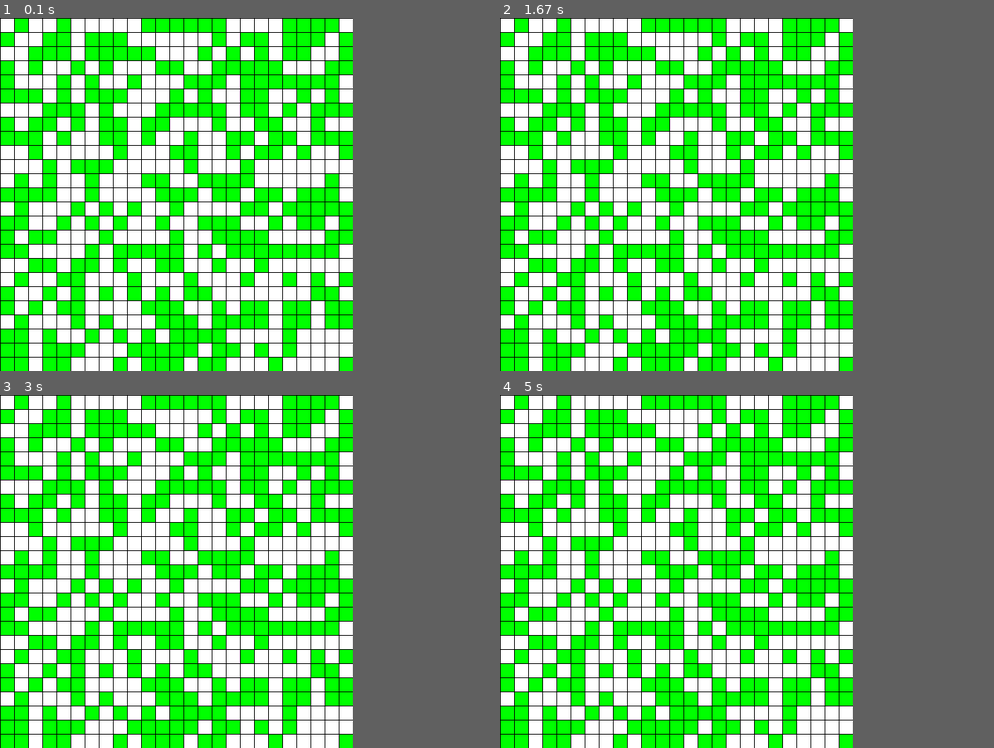
Above: before the commit, frames 1-4 (two rows, left to right).
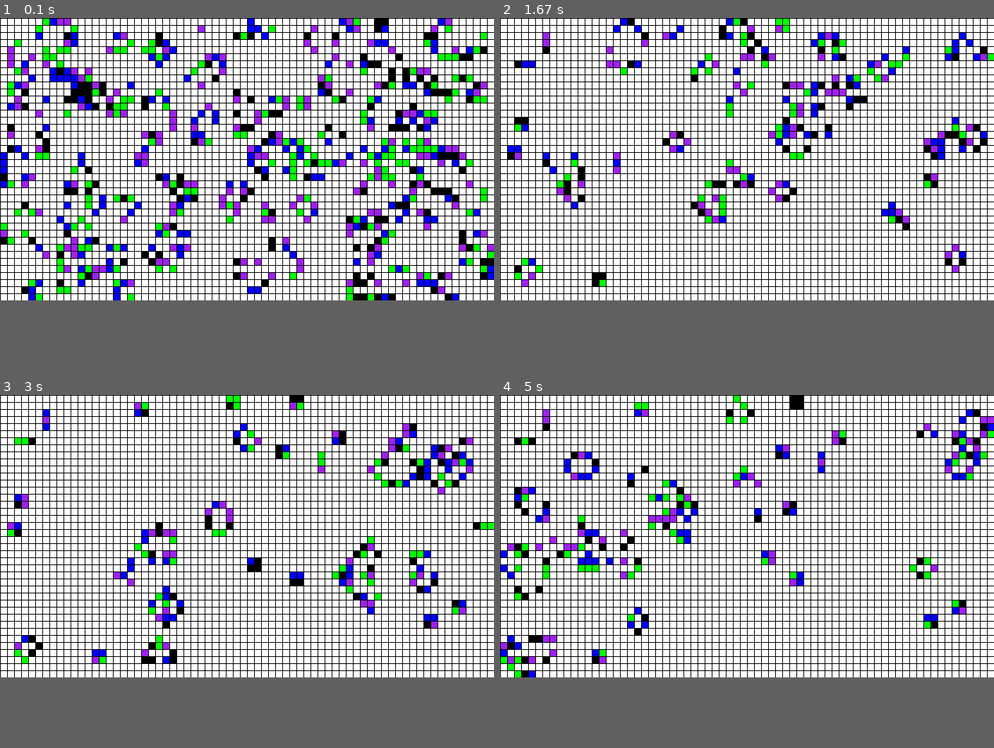
Above: after the commit, the same moments.

Repository: beliz1729/liz
Game: pygame game, started from pylabs/homework03/life2.py
Same seed, same stepped clock (60 frames per second), same inputs: the game is played once before the commit and once after it.
Inputs:
- Up to frame 1 (0.1 s): no input
- Up to frame 2 (1.67 s): no input
- Up to frame 3 (3 s): no input
- Up to frame 4 (5 s): tap Enter every 0.33 s from 3.33 to 4.67 s
The window is 500x500 before the commit and 700x400 after it. Grey fills any space a smaller window leaves; there, only what the larger window draws over its background counts as a difference.

The runs differ from the first frame. In frame 1, 49% of the frame differs, in the area x 0-100%, y 0-100%; in frame 2, 43%; in frame 3, 43%; in frame 4, 43%.

Commit message:
Add files via upload

Diff:
--- a/pylabs/homework03/life2.py
+++ b/pylabs/homework03/life2.py
@@ -1,30 +1,49 @@
 import pygame
+import random
 from pygame.locals import *
-import random
 from copy import deepcopy
 
 
 class Cell:
-
     def __init__(self, row, col, state=0):
+        self.life = state
         self.row = row
         self.col = col
-        self.life = state
 
     def is_alive(self):
         return self.life
 
 
 class CellList:
-
     def __init__(self, nrows, ncols, randomize=True):
         self.nrows = nrows
         self.ncols = ncols
-        self.random = randomize
+
         if randomize:
-            self.cell_list = [[Cell(i, j, random.randrange(0,2)) for j in range(self.ncols)] for i in range(self.nrows)]
+            self.cell_grid = list()
+            for i in range(self.nrows):
+                self.cell_grid.append(list())
+                for j in range(self.ncols):
+                    self.cell_grid[-1].append(Cell(i, j, random.randint(0, 1)))
         else:
-            self.cell_list = [[Cell(i, j) for j in range(self.ncols)] for i in range(self.nrows)]
+            self.cell_grid = list()
+            for i in range(self.nrows):
+                self.cell_grid.append(list())
+                for j in range(self.ncols):
+                    self.cell_grid[-1].append(Cell(i, j))
+
+    def update(self):
+        new_cell_list = deepcopy(self.cell_grid)
+        for i in range(len(self.cell_grid)):
+            for j in range(len(self.cell_grid[0])):
+                summary = sum(c for c in self.get_neighbours((i, j)))
+                if 2 <= summary <= 3 and self.cell_grid[i][j].life:
+                    new_cell_list[i][j].life = 1
+                elif summary == 3 and not self.cell_grid[i][j].life:
+                    new_cell_list[i][j].life = 1
+                else:
+                    new_cell_list[i][j].life = 0
+        self.cell_grid = new_cell_list
 
     def get_neighbours(self, cell):
         neighbours = []
@@ -32,119 +51,115 @@
                      (1, -1), (1, 1)]
         for r, c in positions:
             if 0 <= cell[0] + r < self.nrows and 0 <= cell[1] + c < self.ncols:
-                try:
-                    neighbours.append(self.cell_list[cell[0] + r][cell[1] + c].is_alive())
-                except:
-                    continue
+                neighbours.append(self.cell_grid[cell[0] +
+                                                 r][cell[1] + c].life)
         return neighbours
-
-    def update(self):
-        new_grid = deepcopy(self.cell_list)
-        for i in range(len(self.cell_list)):
-            for j in range(len(self.cell_list[i])):
-                num_neighbours = sum(c for c in self.get_neighbours((i, j)))
-                if self.cell_list[i][j]:
-                    if not (2 <= num_neighbours <= 3):
-                        new_grid[i][j] = int(False)
-                else:
-                    if num_neighbours == 3:
-                        new_grid[i][j] = int(True)
-        self.cell_list = new_grid
-        return new_grid
 
     @classmethod
     def from_file(cls, filename):
-        cgrid = []
         with open(filename) as f:
-            cgrid = [[Cell(i, j, int(value)) for j, value in enumerate(line) if value in '01'] for i, line in enumerate(f)]
-        clist_class = cls(len(cgrid), len(cgrid[0]), False)
-        clist_class.clist = cgrid
+            new_grid = [[Cell(i, j, int(value)) for j, value in enumerate(line)
+                         if value in '01'] for i, line in
+                        enumerate(f)]
+        clist_class = cls(len(new_grid), len(new_grid[0]), False)
+        clist_class.clist = new_grid
         return clist_class
 
     def __iter__(self):
-        self.i_num = 0
-        self.j_num = 0
+        self.row_num = 0
+        self.col_num = 0
         return self
 
     def __next__(self):
-        if self.i_num == self.nrows:
+        if self.row_num == self.nrows:
             raise StopIteration
+        cell = self.cell_grid[self.row_num][self.col_num]
+        self.col_num += 1
+        if self.col_num == self.ncols:
+            self.col_num = 0
+            self.row_num += 1
+        return cell
 
-        cell = self.cell_list[self.i_num][self.j_num]
-        self.j_num += 1
-        if self.j_num == self.ncols:
-            self.j_num = 0
-            self.i_num += 1
-        return cell
+    def __str__(self):
+        string = ''
+        for i in range(self.nrows):
+            for j in range(self.ncols):
+                string += str(Cell(i, j).is_alive())
+                if len(string) == self.ncols:
+                    string += '\n'
+        return string
+
+    def __getitem__(self, pos):
+        return self.cell_grid[pos[0]][pos[1]]
 
 
 class GameOfLife:
-    def __init__(self, width=500, height=500, cell_size=5, speed=20):
+    def __init__(self, width=1280, height=720, cell_size=10, speed=10):
         self.width = width
         self.height = height
         self.cell_size = cell_size
 
-        # Устанавливаем размер окна
         self.screen_size = width, height
-        # Создание нового окна
         self.screen = pygame.display.set_mode(self.screen_size)
 
-        # Вычисляем количество ячеек по вертикали и горизонтали
         self.cell_width = self.width // self.cell_size
         self.cell_height = self.height // self.cell_size
 
-        # Скорость протекания игры
         self.speed = speed
 
-        self.clist = CellList(self.cell_height, self.cell_width, True)
-        self.grid = self.clist.cell_list
+        self.cell_list()
 
     def draw_grid(self):
         for x in range(0, self.width, self.cell_size):
             pygame.draw.line(self.screen, pygame.Color('black'),
                              (x, 0), (x, self.height))
-
         for y in range(0, self.height, self.cell_size):
             pygame.draw.line(self.screen, pygame.Color('black'),
                              (0, y), (self.width, y))
 
     def run(self):
-        """ Запустить игру """
         pygame.init()
         clock = pygame.time.Clock()
-        pygame.display.set_caption('Game of Life')
+        pygame.display.set_caption('PSYCHEDELIC by Elizabeth ;)')
         self.screen.fill(pygame.Color('white'))
         running = True
         while running:
             for event in pygame.event.get():
                 if event.type == QUIT:
                     running = False
+            self.draw_cell_list()
             self.draw_grid()
-            self.draw_cell_list()
             self.clist.update()
             pygame.display.flip()
-            clock.tick(self.speed)
+#            clock.tick(self.speed)
         pygame.quit()
 
+    def cell_list(self):
+        self.clist = CellList(self.cell_width, self.cell_height, True)
+
     def draw_cell_list(self):
-        """ Отображение списка клеток
-
-        :param rects: Список клеток для отрисовки, представленный в виде матрицы
-        """
+        a = self.cell_size
         for i in range(self.cell_height):
             for j in range(self.cell_width):
-                x = j * self.cell_size + 1
-                y = i * self.cell_size + 1
-                a = self.cell_size - 1
-                b = self.cell_size - 1
-                if self.grid[i][j].is_alive():
-                    pygame.draw.rect(self.screen, pygame.Color('green'), (
-                        x, y, a, b))
+                if self.clist[(j, i)].is_alive():
+                    color = random.randrange(0, 4)
+                    if color == 0:
+                        pygame.draw.rect(self.screen, pygame.Color('purple'), (
+                            j * a, i * a, a, a))
+                    if color == 1:
+                        pygame.draw.rect(self.screen, pygame.Color('green'), (
+                            j * a, i * a, a, a))
+                    if color == 2:
+                        pygame.draw.rect(self.screen, pygame.Color('blue'), (
+                            j * a, i * a, a, a))
+                    if color == 3:
+                        pygame.draw.rect(self.screen, pygame.Color('black'), (
+                            j * a, i * a, a, a))
                 else:
                     pygame.draw.rect(self.screen, pygame.Color('white'), (
-                        x, y, a, b))
+                        j * a, i * a, a, a))
 
 
 if __name__ == '__main__':
-    game = GameOfLife(500, 500, 20)
+    game = GameOfLife(700, 400, 10)
     game.run()
